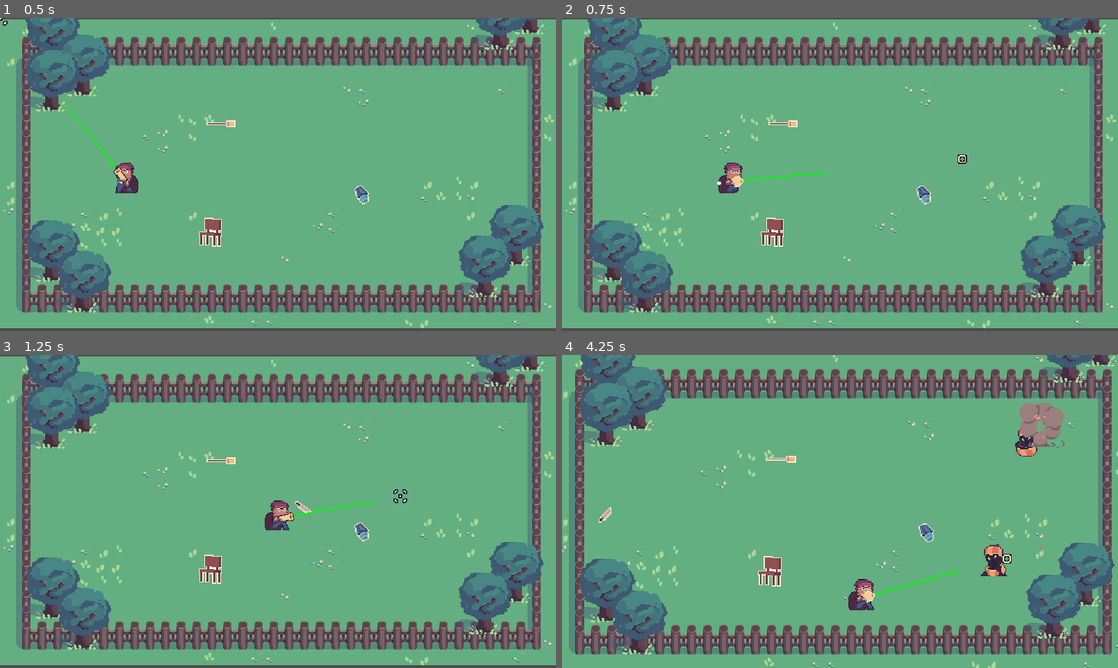
Above: before the commit, frames 1-4 (two rows, left to right).
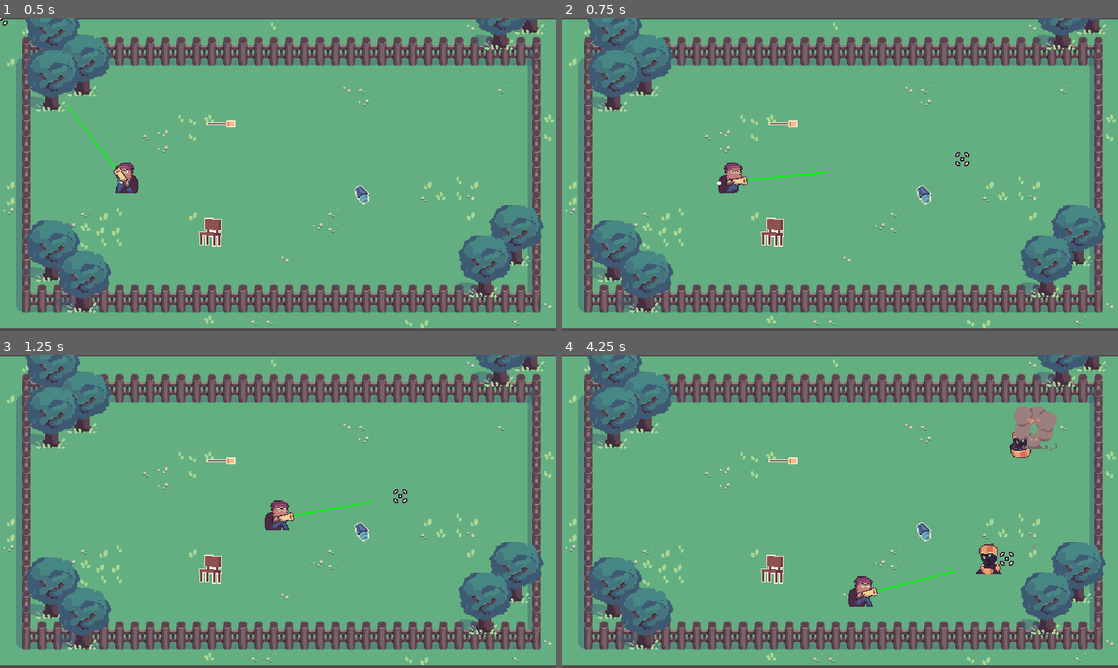
Above: after the commit, the same moments.

Repository: OceanBoy612/BrackeysJam2021
Game: Godot game, scene res://Code/World.tscn
The game is run twice, just before and just after one commit, with the same random seed, the same clock (stepped at 60 frames per second) and the same inputs.
Inputs (mouse positions are in pixels of both pictures, inside the frame that each line leads up to):
- Up to frame 1 (0.5 s): no input
- Up to frame 2 (0.75 s): tap Enter (ui_accept) at 0.5 s; move the mouse to (962, 158) at 0.52 s; hold Right (ui_right) from 0.53 s (still down); hold Enter (ui_accept) from 0.53 s (still down)
- Up to frame 3 (1.25 s): keep holding Right (ui_right); keep holding Enter (ui_accept)
- Up to frame 4 (4.25 s): move the mouse to (728, 527) at 1.27 s; release Right (ui_right) at 1.28 s; release Enter (ui_accept) at 1.28 s; hold Down (ui_down) 1.28-2.03 s; tap Enter (ui_accept) at 1.35, 1.52, 1.82, 2.85, 3.02, 3.32 s; move the mouse to (895, 442) at 2.02 s; hold Right (ui_right) 2.03-2.78 s; hold Enter (ui_accept) 2.03-2.78 s; move the mouse to (812, 574) at 2.77 s; hold Up (ui_up) 2.78-3.53 s; move the mouse to (1006, 558) at 3.52 s; hold Left (ui_left) from 3.53 s (still down); hold Enter (ui_accept) from 3.53 s (still down)

Frame 1 is identical in both runs. In frame 2, 0.1% of the frame differs, in the area x 29-74%, y 42-54%; in frame 3, less than 0.1%; in frame 4, 28%, in the area x 0-100%, y 0-100%.

Commit message:
Hid cursor and made left click shoot

Diff:
--- a/src/Code/Enemies/Enemy.tscn
+++ b/src/Code/Enemies/Enemy.tscn
@@ -16,7 +16,6 @@
 collision_mask = 7
 script = ExtResource( 2 )
 speed = 100
-health = 10.0
 
 [node name="Sprite" type="AnimatedSprite" parent="."]
 position = Vector2( 0, -15.9099 )
--- a/src/Code/Managers/Globals.gd
+++ b/src/Code/Managers/Globals.gd
@@ -9,3 +9,6 @@
 	"lamp": preload("res://Code/Bullets/LampBullet.tscn"),
 	"chair": preload("res://Code/Bullets/ChairBullet.tscn"),
 }
+
+func _ready():
+	Input.set_mouse_mode(Input.MOUSE_MODE_HIDDEN)
--- a/src/Code/Player/Player.gd
+++ b/src/Code/Player/Player.gd
@@ -43,18 +43,18 @@
 #	if can_shoot(): # full auto
 #		shoot()
 
-	if Input.is_action_pressed("ui_accept"):
+	if Input.is_action_pressed("shoot"):
 		charge_gun()
-	elif Input.is_action_just_released("ui_accept"):
+	elif Input.is_action_just_released("shoot"):
 		shoot_gun()
 
 	update() # debugging
 
 
 #func _input(event):
-#	if event.is_action_pressed("ui_accept"):
+#	if event.is_action_pressed("shoot"):
 #		charge_gun()
-#	elif event.is_action_released("ui_accept"):
+#	elif event.is_action_released("shoot"):
 #		shoot_gun()
 
 
@@ -71,7 +71,7 @@
 
 
 func can_shoot():
-	return Input.is_action_pressed("ui_accept") and OS.get_system_time_msecs() - time_since_last_shot > reload_time_msecs
+	return Input.is_action_pressed("shoot") and OS.get_system_time_msecs() - time_since_last_shot > reload_time_msecs
 
 
 func shoot():
